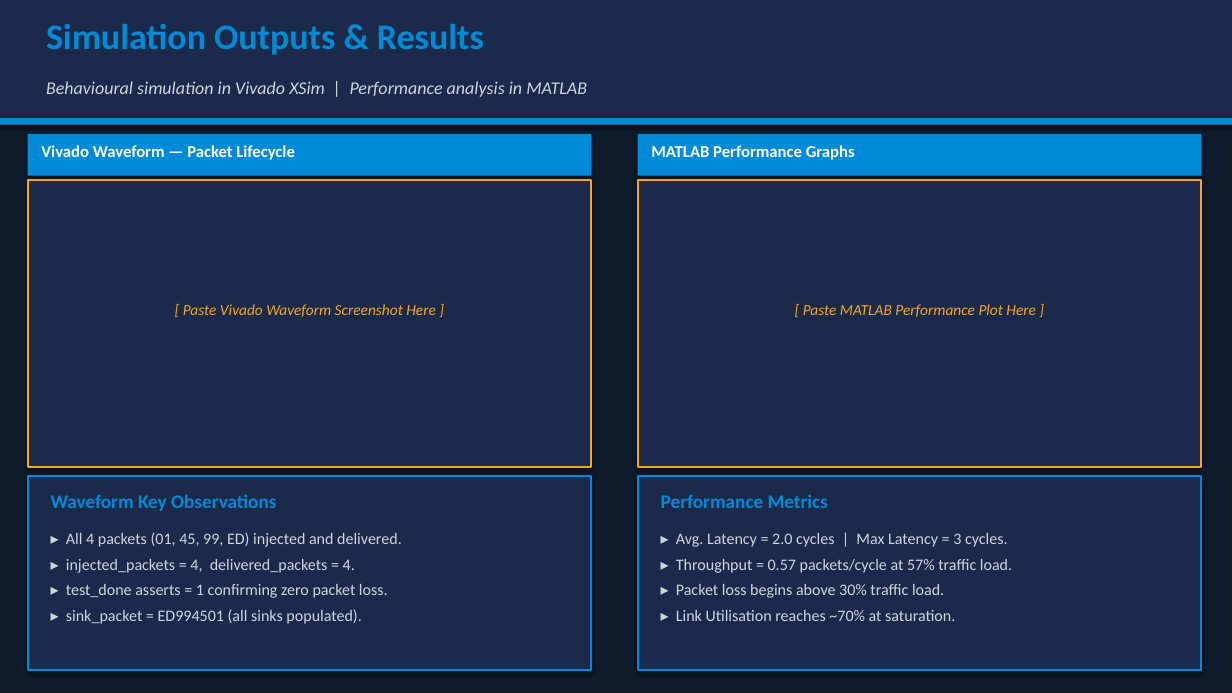
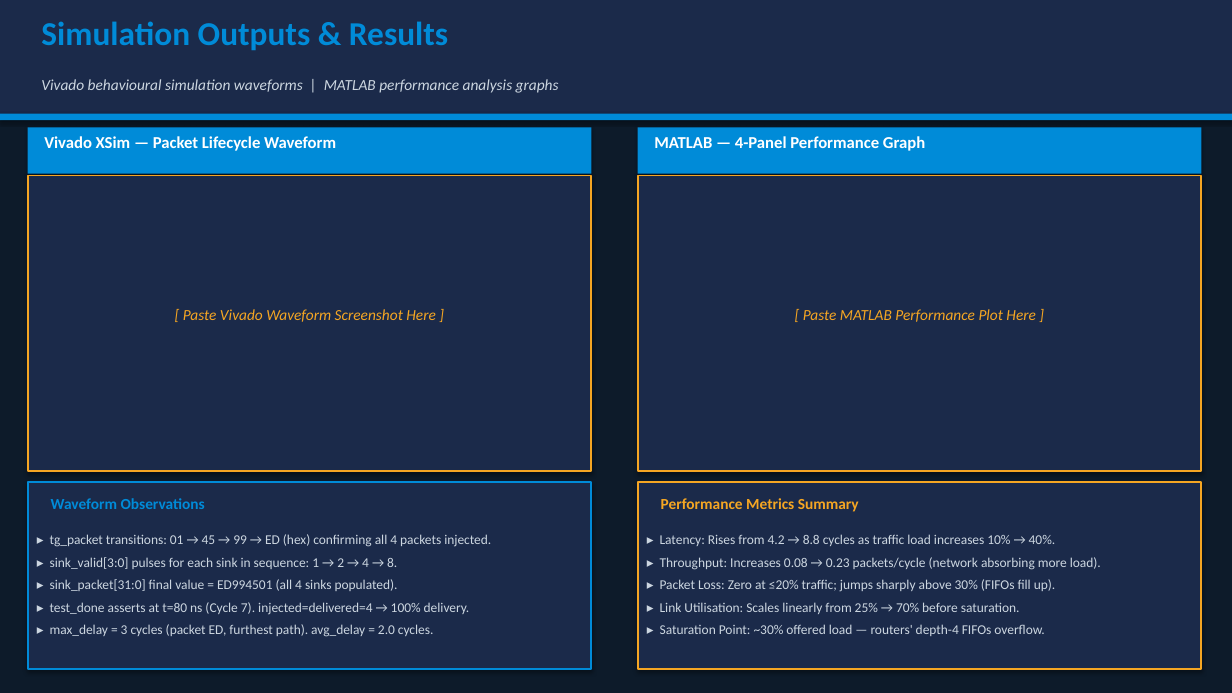
Before and after one commit to catherinapashamfrazer/NoC-mini-project, a slide deck: slide 7 of Analysis/NoC_Project_Presentation.pptx (slide 8 before the commit). Drawn at 1232x693 pixels with LibreOffice and Linux fonts; fonts in the diff are those of the drawing. Boxes give left, top, right and bottom in pixels: in the first picture for what was removed or moved away, otherwise in the second. Text is boxed around its words. In the diff, an @@ line names an element or a change of style, - is before the commit and + after.

```diff
--- a/Analysis/NoC_Project_Presentation.pptx
+++ b/Analysis/NoC_Project_Presentation.pptx
@@ rectangle: place and size @@
-rectangle at bbox=[0, 0, 1232, 120]
+rectangle at bbox=[0, 0, 1232, 116]
@@ text "Simulation Outputs & Results" at bbox=[41, 21, 448, 50]: size 28 to 26 pt @@
@@ text at bbox=[41, 79, 559, 93]: text changed; size 14 to 12 pt @@
-Behavioural simulation in Vivado XSim | Performance analysis in MATLAB
+Vivado behavioural simulation waveforms | MATLAB performance analysis graphs
@@ rectangle: place and size @@
-rectangle at bbox=[0, 118, 1232, 125]
+rectangle at bbox=[0, 114, 1232, 120]
@@ rectangle: place and size @@
-rectangle at bbox=[28, 134, 592, 176]
+rectangle at bbox=[28, 128, 592, 174]
@@ text at bbox=[44, 136, 336, 151]: text changed @@
-Vivado Waveform — Packet Lifecycle
+Vivado XSim — Packet Lifecycle Waveform
@@ rectangle: place and size @@
-rectangle at bbox=[638, 134, 1202, 176]
+rectangle at bbox=[638, 128, 1202, 174]
@@ text at bbox=[654, 136, 925, 151]: text changed @@
-MATLAB Performance Graphs
+MATLAB — 4-Panel Performance Graph
@@ rectangle: place and size @@
-rectangle at bbox=[28, 180, 592, 467]
+rectangle at bbox=[28, 176, 592, 471]
@@ rectangle: place and size @@
-rectangle at bbox=[638, 180, 1202, 467]
+rectangle at bbox=[638, 176, 1202, 471]
@@ text "[ Paste Vivado Waveform Screenshot ...": place and size @@
-text "[ Paste Vivado Waveform Screenshot ..." at bbox=[183, 304, 436, 317]
+text "[ Paste Vivado Waveform Screenshot ..." at bbox=[183, 309, 436, 322]
@@ text "[ Paste MATLAB Performance Plot ...": place and size @@
-text "[ Paste MATLAB Performance Plot ..." at bbox=[803, 304, 1036, 317]
+text "[ Paste MATLAB Performance Plot ..." at bbox=[803, 309, 1036, 322]
@@ rectangle: place and size @@
-rectangle at bbox=[28, 476, 592, 670]
+rectangle at bbox=[28, 482, 592, 669]
@@ text at bbox=[51, 498, 205, 509]: text changed; size 15 to 12 pt @@
-Waveform Key Observations
+Waveform Observations
@@ rectangle: place and size @@
-rectangle at bbox=[638, 476, 1202, 670]
+rectangle at bbox=[638, 482, 1202, 669]
@@ rectangle at bbox=[638, 482, 1202, 669]: outline #008BD8 1.5 pt to #F5A623 1.5 pt @@
@@ text at bbox=[661, 498, 859, 512]: text changed; size 15 to 12 pt; text colour #008BD8 to #F5A623 @@
-Performance Metrics
+Performance Metrics Summary
@@ text at bbox=[50, 534, 491, 637]: text changed; size 12.5 to 10.5 pt @@
-▸ All 4 packets (01, 45, 99, ED) injected and delivered.
-▸ injected_packets = 4, delivered_packets = 4.
-▸ test_done asserts = 1 confirming zero packet loss.
-▸ sink_packet = ED994501 (all sinks populated).
+▸ tg_packet transitions: 01 → 45 → 99 → ED (hex) confirming all 4 packets injected.
+▸ sink_valid[3:0] pulses for each sink in sequence: 1 → 2 → 4 → 8.
+▸ sink_packet[31:0] final value = ED994501 (all 4 sinks populated).
+▸ test_done asserts at t=80 ns (Cycle 7). injected=delivered=4 → 100% delivery.
+▸ max_delay = 3 cycles (packet ED, furthest path). avg_delay = 2.0 cycles.
@@ text at bbox=[660, 534, 1101, 636]: text changed; size 12.5 to 10.5 pt @@
-▸ Avg. Latency = 2.0 cycles | Max Latency = 3 cycles.
-▸ Throughput = 0.57 packets/cycle at 57% traffic load.
-▸ Packet loss begins above 30% traffic load.
-▸ Link Utilisation reaches ~70% at saturation.
+▸ Latency: Rises from 4.2 → 8.8 cycles as traffic load increases 10% → 40%.
+▸ Throughput: Increases 0.08 → 0.23 packets/cycle (network absorbing more load).
+▸ Packet Loss: Zero at ≤20% traffic; jumps sharply above 30% (FIFOs fill up).
+▸ Link Utilisation: Scales linearly from 25% → 70% before saturation.
+▸ Saturation Point: ~30% offered load — routers' depth-4 FIFOs overflow.
```
Also in this commit, not shown: 1 other slide changed, 7 slides added, 8 slides removed.
